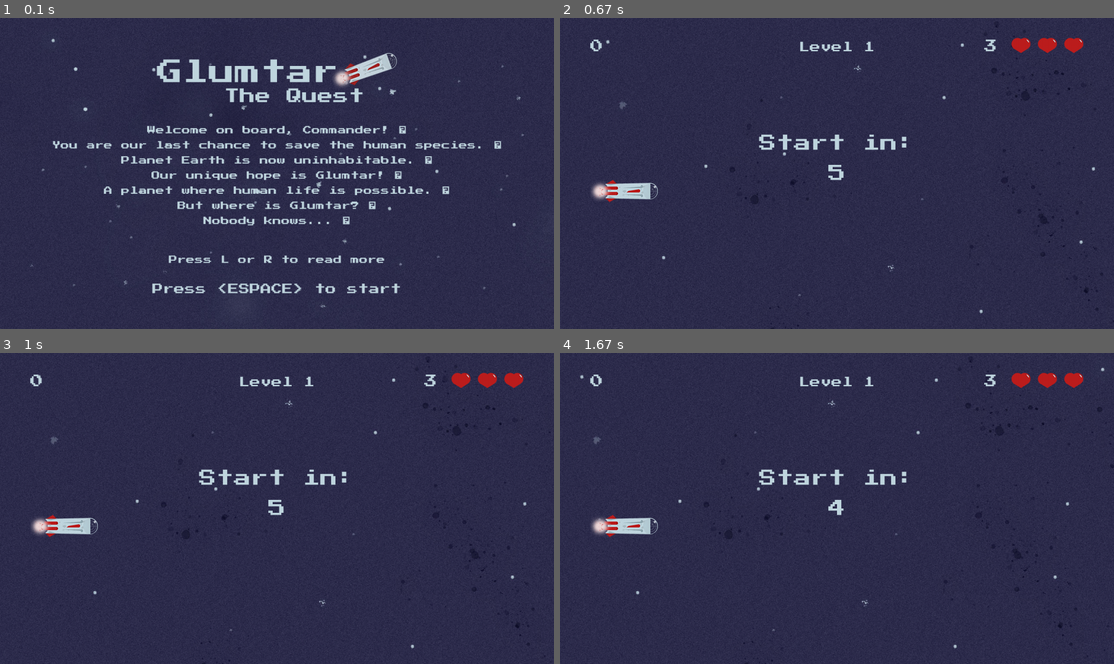
Above: before the commit, frames 1-4 (two rows, left to right).
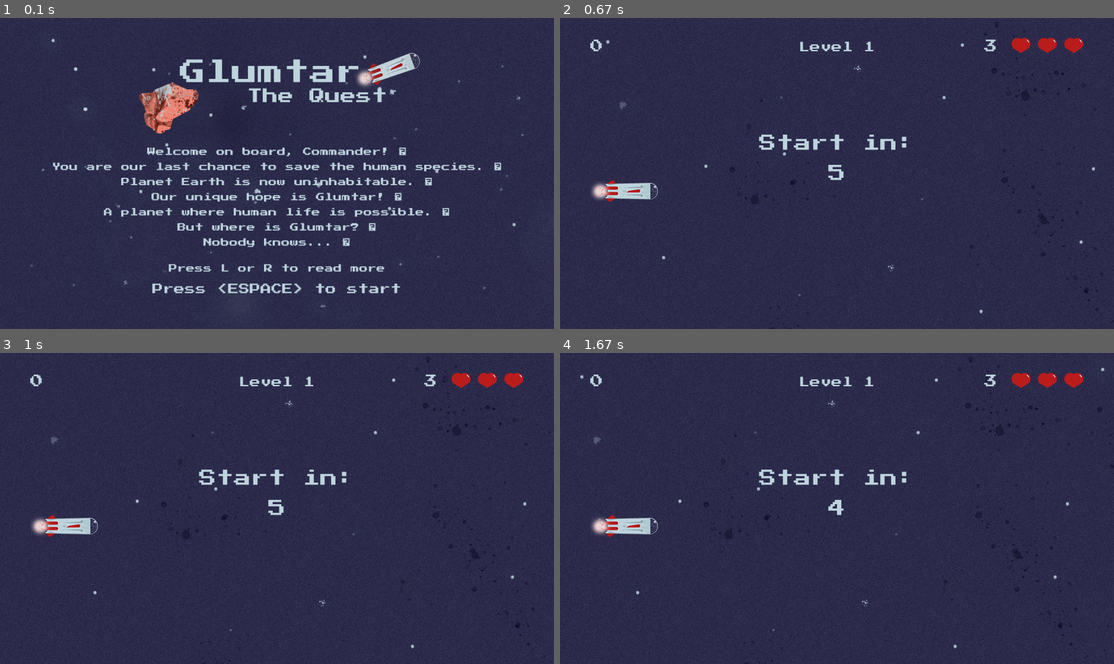
Above: after the commit, the same moments.

Repository: AdrianFSN/proyecto-final-pygame-quest
Game: pygame game, started from main.py
Same seed, same stepped clock (60 frames per second), same inputs: the game is played once before the commit and once after it.
Inputs:
- Up to frame 1 (0.1 s): no input
- Up to frame 2 (0.67 s): tap Space at 0.33 s
- Up to frame 3 (1 s): no input
- Up to frame 4 (1.67 s): no input

The runs differ from the first frame. In frame 1, 12% of the frame differs, in the area x 9-91%, y 11-82%; in frame 2, nothing differs; in frame 3, nothing differs; in frame 4, nothing differs.

Commit message:
chore: cambio el logo de front page y paso a pruebas3

Diff:
--- a/glumtar/data/messages.py
+++ b/glumtar/data/messages.py
@@ -4,7 +4,7 @@
 
 
 class Reader:
-    init_text_posY = 250
+    init_text_posY = 300
     font_size_correction = FONT_SIZE - 10
     spacing = FONT_SIZE + 5
 
--- a/glumtar/scenes.py
+++ b/glumtar/scenes.py
@@ -16,7 +16,7 @@
 
 
 class FrontPage(Scene):
-    read_more_bottom_margin = 150
+    read_more_bottom_margin = 130
     font_size_correction = FONT_SIZE - 10
 
     def __init__(self, screen):
@@ -36,7 +36,7 @@
         self.bg_front_Y = 0
 
         logo_route = os.path.join(
-            'glumtar', 'resources', 'images', 'glumtar_logo.png')
+            'glumtar', 'resources', 'images', 'glumtar_logo2.png')
         self.logo = pygame.image.load(logo_route)
         self.logo_X = (WIDTH - self.logo.get_width())/2
         self.logo_Y = TOP_MARGIN_LIMIT
Binary file added: glumtar/resources/images/glumtar_logo2.png
